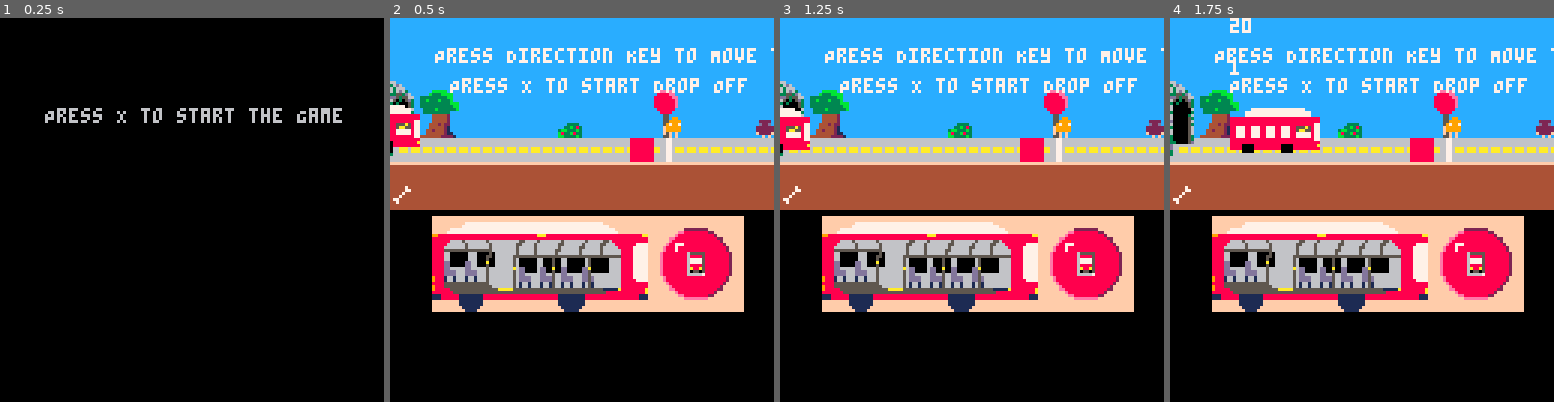
Above: before the commit, frames 1-4 (left to right).
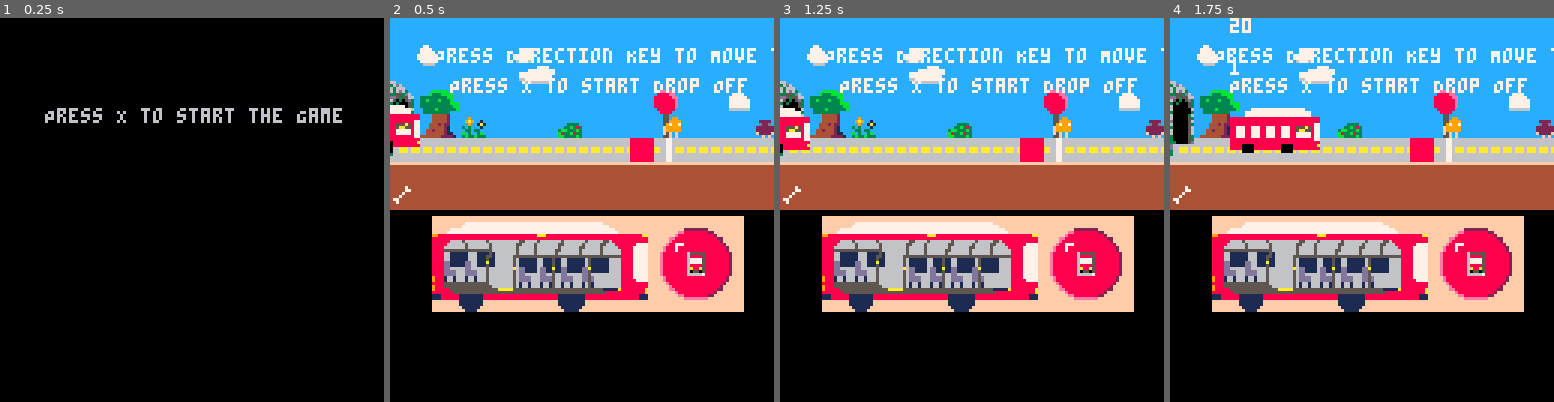
Above: after the commit, the same moments.

Repository: kellyyuweihu/CDM198_Project2
Game: PICO-8 cartridge choo choo.p8
Two runs of this game, one before a commit and one after it. Both use one fixed random seed, a clock stepped at 60 frames per second and the inputs below.
Inputs:
- Up to frame 1 (0.25 s): no input
- Up to frame 2 (0.5 s): tap X (X key) at 0.33 s
- Up to frame 3 (1.25 s): tap X (X key) at 1.07 s
- Up to frame 4 (1.75 s): hold Right from 1.6 s (still down)

Frame 1 is identical in both runs. In frame 2, 2.0% of the frame differs, in the area x 7-94%, y 7-67%; in frame 3, 2.0%; in frame 4, 1.8%.

Commit message:
finished map with red marks
red marks represent spots for events and the ones in the sky on level one is where the text should go

Diff:
--- a/choo choo.p8
+++ b/choo choo.p8
@@ -411,13 +411,13 @@
 8877788777887778877788555a5877cc888888888888888888888888888877cccc9999ccc707007cbc3cc3bcfffff66c00000000000000000000000000007711
 88777887778877788777885aa55877cc8877788777887778877788555a5877ccccc99cccc777777c3b33b33344f44f4400777007770077700777000000007711
 887778877788777887778877777877cc88777887778877788777885aa55877cc4544445444444744cccccccccccccccc00777007770077700777000a0a007711
-887778877788777887778877777877cc887778877788777887778877777877cc6566665644444774cccccccccccccccc00777007770077700777000aa0007711
-888888888888888888888888888877cc887778877788777887778877777877cc4544445444447444c4444444444444cc00777007770077700777000000007711
-888888888888888888888888888888cc888888888888888888888888888877cc6566665644474444c4666666666664cc00000000000000000000000000007711
-88880000888888888000088888888acc888888888888888888888888888888cc4544445447744444c4444444444444cc80000000000000000000000000000011
-888800008888888880000888888888cc88880000888888888000088888888acc6566665644744444c2222222222222cc00000000000000000000000000000a11
-cccc0000ccccccccc0000ccccccccccc888800008888888880000888888888cc4544445444444444c4444444444444cc80000000000000000000000000000011
-cccc0000ccccccccc0000ccccccccccccccc0000ccccccccc0000ccccccccccc6566665644444444c4ccccccccccc4cc11110000111111111000011111111111
+887778877788777887778877777877cc887778877788777887778877777877cc6566665644444774cc9ccccccccccccc00777007770077700777000aa0007711
+888888888888888888888888888877cc887778877788777887778877777877cc4544445444447444c9a9cc1c444444cc00777007770077700777000000007711
+888888888888888888888888888888cc888888888888888888888888888877cc6566665644474444cc9cc1a1666664cc00000000000000000000000000007711
+88880000888888888000088888888acc888888888888888888888888888888cc45444454477444443c3ccc1c444444cc80000000000000000000000000000011
+888800008888888880000888888888cc88880000888888888000088888888acc6566665644744444c33c33cc222222cc00000000000000000000000000000a11
+cccc0000ccccccccc0000ccccccccccc888800008888888880000888888888cc4544445444444444bc3cc3bc444444cc80000000000000000000000000000011
+cccc0000ccccccccc0000ccccccccccccccc0000ccccccccc0000ccccccccccc65666656444444443b33b333ccccc4cc11110000111111111000011111111111
 ffffffffffffffffffffffffffffffffffffffffffffffffffffffffffffffffffffffffffffffffffffffffffffffffffffffff000000000000000000000000
 ffffffffffffffffffffffffffffffffffffffffffffffffffffffffffffffffffffffffffffffffffffffffffffffffffffffff000000000000000000000000
 fffffffffff7777777777777777777777777777777777777777777777fffffffffffffffffffffffffffffffffffffffffffffff000000000000000000000000
@@ -430,13 +430,13 @@
 888886666665666666656666666655666656666666556666665666665566688888887777ffffffe8877788888888888882ffffff000000000000000000000000
 888866666665666666656666666656666656666666566666655666665666668888877777fffffe888788888888888888882fffff000000000000000000000000
 888855555555555555556666666656666656666665566666656666665666666888877777fffffe888788888888888888882fffff000000000000000000000000
-888866cccccc666cccc5c666666656666656666665666666656666665666666888877777ffffe88888888655555888888882ffff000000000000000000000000
-888866cccccc666ccc55c666666555555555555555555555555555555555555888877777ffffe88888888688885888888882ffff000000000000000000000000
-888866cccccc666ccc5cc66666656cccccc66ccc5cc66cccccc65cccccc6666888877777ffffe88888888677775888888882ffff000000000000000000000000
-8888ddcccccdd66cccacc66666656cccccc66ccc5cc66cccccc65cccccc6666888877777ffffe88888888677775888888882ffff000000000000000000000000
-8888ddcccccdd66ccc5cc66666656cccccc66ccc5cc66cccccc65cccccc6666888877777ffffe88888888688885888888882ffff000000000000000000000000
-8888dd66666dd66666566666666a6ddcccc6ddccaccddcccccddacccccc6666888877777ffffe888888886a88a5888888882ffff000000000000000000000000
-8888dddd666dddd66656666666656ddcccc6ddcc5ccddcccccdd5cccccc6666888877777ffffe88888888605505888888882ffff000000000000000000000000
+888866111111666111151666666656666656666665666666656666665666666888877777ffffe88888888655555888888882ffff000000000000000000000000
+888866111111666111551666666555555555555555555555555555555555555888877777ffffe88888888688885888888882ffff000000000000000000000000
+888866111111666111511666666561111116611151166111111651111116666888877777ffffe88888888677775888888882ffff000000000000000000000000
+8888dd11111dd66111a11666666561111116611151166111111651111116666888877777ffffe88888888677775888888882ffff000000000000000000000000
+8888dd11111dd66111511666666561111116611151166111111651111116666888877777ffffe88888888688885888888882ffff000000000000000000000000
+8888dd66666dd66666566666666a6dd11116dd11a11dd11111dda1111116666888877777ffffe888888886a88a5888888882ffff000000000000000000000000
+8888dddd666dddd66656666666656dd11116dd11511dd11111dd51111116666888877777ffffe88888888605505888888882ffff000000000000000000000000
 8888dddd666dddd66656666666656dd66666dd66566dd66666dd56666666666888877777ffffe88888888666667888888882ffff000000000000000000000000
 98881661666166166656666666656dddd666dddd566dddd666dd5d666666666888877777fffffe888888888888888888882fffff000000000000000000000000
 98881661666166166656666666656dddd666dddd566dddd666dd5d666666666888887777fffffe888888888888888888882fffff000000000000000000000000
@@ -516,34 +516,34 @@
 0000000000000000ccccccc22644666266666666c999999999aaccccc222222222eeccccc11111111122cccc0000000000000000000000000000000000000000
 __map__
 0202020202020202020202020202020202020202020202020202028c8d020282830284959602020202020202020202020202020202020202020202020202020202020202020202020202020202020202020202020202020202020202020202020202020202020202020202020202020202020202020202020202020202020282
-02028e02020202020202020202028a020202020202020202029e029c9d02919293949581a602028a0202e1e1e1e1e1e1e1020202028c8de1e1e1e1e1e102020202e1e1e1e1e1e1e1020202020202020202020202020202020202028c8d02020202020202028a0202020202020202020202020202028c8d02e1e1e1e1e1029192
-af0202029f0202020202020202029a9b0202020202020202020202020202a1a2b3b3a58181b4029a9b0202e1e1e1e1e1e1020202029c9d02e1e1e1e1e18a0202020202e1e1e1e1e102028c8d0202020202020202020202028a02029c9d02020202020202029a9b02020202020202020202020202029c9d020202e1e1e10292a2
+02028e0202e1e1e1e1e1e1e102028a0202e1e1e1e1e1e1e1029e029c9d02919293949581a602028a0202e1e1e1e1e1e1e1020202028c8de1e1e1e1e1e102020202e1e1e1e1e1e1e1020202020202020202020202020202020202028c8d02020202020202028a0202020202020202020202020202028c8d02e1e1e1e1e1029192
+af0202029f02e1e1e1e1e1e1e1029a9b0202e1e1e1e1e1e1020202020202a1a2b3b3a58181b4029a9b0202e1e1e1e1e1e1020202029c9d02e1e1e1e1e18a0202020202e1e1e1e1e102028c8d0202020202020202020202028a02029c9d02020202020202029a9b02020202020202020202020202029c9d020202e1e1e10292a2
 ae020202020202020202020202020202020f02020202020202a8a90202a1a2b3b3b3b5b68181b40202020202290202020202a8a9020202a8a9a8a902029a9b0fa8a902020202020202029c9d02020202020202a8a90202029a9b02020202a8a90202020202020202020202020202020f0202020202020202a8a9020202a1aaab
-bf2a0202020202020202020202020212021f1c1c1c1c1c1c2bb8b902b0b1b3b3b3b3b3a5818181b7020202021f0202020202b8b902022ab8b9b8b9020202021fb8b91c1c1c1c1c2b0202020202020202020212b8b9020202020202020202b8b92a02020202020202020202120202021f1c1c2b2a02020202b8b90212b0b3babb
+bf2a0202020202020202020202020212021f1c1c1c1c1c1c2bb8b902b0b1b3b3b3b3b3a5818181b7020202021f3a02020202b8b902022ab8b9b8b9020202021fb8b91c1c1c1c1c2b0202020202020202020212b8b9020202020202020202b8b92a02020202020202020202120202021f1c1c2b2a02020202b8b90212b0b3babb
 be101010101010101010101010101010101010101010101010101010101010101010e1101010101010101010101010101010101010101010101010101010101010101010101010101010101010101010101010101010101010101010e1101010101010101010101010101010101010101010101010101010101010101010bcbd
 1111111111111111111111111111111111111111111111111111111111111111111111111111111111111111111111111111111111111111111111111111111111111111111111111111111111111111111111111111111111111111111111111111111111111111111111111111111111111111111111111111111111111111
 0101010101010101010101010101010101010101010101010101010101010101010101013901010101010101010101010101010101010101010101010101010101010101010101010101010101010101010101010101010101013901010101010101010101010101010101010101010101010101010101010101010101010101
 0202020202020202020202020202020202020202020202020202020202020202020202020202020202020202020202020202020202020202020202020202020202020202020202020202020202020202020202020202020202020202020202020202020202020202020202020202020202020202020202020202020202020202
-0202020202020202020202020202020202020202020202020202020202020202020202020202020202020202020202020202020202020202020202020202020202020202828302850202020202020202020202020202020202020202020202020202020202020202020202020202020202020202020202020202020202028283
-af020202020202020202020202020202020202020202020202020202020202020202020202020202020202020202020202020202020202020202020202020202020202919293949596020202020202a8a90202020202020202020202020202020202020202020202020202020202020202020202020202020202020202029293
-aea8a902020202020202020e02020202020202020202870202028702870202020202020f020202020202a8a90202020202020e02020202020202020202020f020202a0a1a2b3b3a5a6a70202020287b8b9020f020202a8a902a8a90202a8a9020ea8a9a8a90202a8a9a8a9a8a90f02020202a8a90202020202020e0202a1aaab
-bfb8b902020202120202021f020202020212020c86a3a3a3a3a3a3a3a3972a028b02871f1c1c1c2b0202b8b91202020202021f020202020202020202022a1f1c2b02b0b1b3b3b3b5b6b7020286a3a3a3a3971f1c2b02b8b902b2b9028bb8b9021fb2b9b8b90202b8b9b2b9b8b91f1c1c1c2bb8b90202020202021f02b0b3babb
+029e0202028a0202020202020202020288890202020202029e020202020202028a0202020202020202020202020202028a020202020202020202888902020202020202028283028502028c8d020202020202020202020202028f02020202020202020202028c8d02020202020202020202020202020202888902020202028283
+af020202029a9b020202020202020202989902020202020202020202020202029a9b0202020202028f020202020202029a9b02020202028a0202989902020202020202919293949596029c9d029e02a8a902020202020202020202020202020202020202029c9d0202020202020202029e020202020202989902020202029293
+aea8a902020202020202020e02029f0202020202020287023a028702870202020202020f020202020202a8a90202020202020e02020202020202020202020f020202a0a1a2b3b3a5a6a70202020287b8b9020f020202a8a902a8a90202a8a9020ea8a9a8a90202a8a9a8a9a8a90f02020202a8a90202020202020e0202a1aaab
+bfb8b93a020202120202021f020202020212020c86a3a3a3a3a3a3a3a3972a028b02871f1c1c1c2b0202b8b91202020202021f020202020202020202022a1f1c2b02b0b1b3b3b3b5b6b7020286a3a3a3a3971f1c2b02b8b93ab2b9028bb8b9021fb2b9b8b90202b8b9b2b9b8b91f1c1c1c2bb8b902023a0202021f02b0b3babb
 be101010101010101010e11410101010101010101010101010101010101010101010101010e11010101010101010101010e114101010101010101010101010101010101010e110101010101010101010101010101010101010101010101010e1141010101010101010e1101010101010101010101010101010e114101010bcbd
 1111111111111111111111111111111111111111111111111111111111111111111111111111111111111111111111111111111111111111111111111111111111111111111111111111111111111111111111111111111111111111111111111111111111111111111111111111111111111111111111111111111111111111
 3901010101010101010101010101010101010101010101010101010101010101010101010101010101010101010101010101010101010101010139010101010101010101010101010101010101010101010101010101010101010101010101010101010101010101010101010101010101010101010101010101010101013901
-020202020202020202020202020202020202020202020202020202020202020202020202020202020202020202020202020202020202020202020202020202e4e402020202020202020202020202020202020202020202e2e2020202020202020202020202e5f4d5d5d602020202020202020202020202020202028283028502
-0202020202020202020202020202020202020202020202020202020202020202020202020202020202020202020202020202020202020202020202020202c5d5d5c6020202f40202020202020202020202e302020202c9d9d9ea0202020202020202020202f5d5d5f4e602020202020202020202020202020202919293949596
-af02020202020202020202020202020202020202020202020202020202020202020202020202020202020202020202020202020202020202020202020202e5d5f4d60202020202f40202020202020202c7d7c8020202e9f4d9da0202020202020202020202e5f4d5d5f6020202020202020202c7c7c802020202a1a2b3b3a5f3
-ae0202020f0202020202020202020202021e020202020202020202020202020e020202020202020f02020202020202020202021e02020202020202a8a902e5d5d5e6022902020202020f020202020ef2f4d7d8020202f9d9f4ea020f02020202020e02a8a9e5d5d5f4c6a8a902020f02020202e7d7f4e802a0a1a2b3b3b3a4ab
-bf0202021f1c1c1c2b02020202020202021f020202020202020202020202021f020202020202021f1c1c1c1c2b0202020202021f02020212020202b2b92af5d4d5f6021f0202d402021f1c1c2b021f02f7d4e8020202e9d4d9fa2a1f1c1c1c2b021f12b2b9f5d5d4d5d6b8b902021f1c1c2b2af7d4d7f802b0b1b3b3b3b3babb
+020202020202020202020202020202020202020202020202020202020202020202020202020202020202020202020202020202020202020202020202020202e4e402020202020202020202020288890202020202020202e2e2020202020202020202020202e5f4d5d5d602020202020202020202020202020202028283028502
+0202020202020202028a02020202020202020202020202020202888902020202028f020202020202028a020202020202020202020202028c8d0202028e02c5d5d5c6020202f40202020202020298990202e302020202c9d9d9ea02020202028a0202020202f5d5d5f4e602020202020288890202020202020202919293949596
+af029f0202020202029a9b0202020202020202020202020202029899020202020202020202020202029a9b0202020202020202020202029c9d0202020202e5d5f4d60202020202f40202020202020202c7d7c8020202e9f4d9da02029e02029a9b02020202e5f4d5d5f6020202020202989902c7c7c802020202a1a2b3b3a5f3
+ae0202020f02020202020202a8a90202021e02020202020202a8a9020202020e020202020202020f02020202020202020202021e02020202020202a8a902e5d5d5e6022902020202020f020202020ef2f4d7d8020202f9d9f4ea020f02020202020e02a8a9e5d5d5f4c6a8a902020f02020202e7d7f4e802a0a1a2b3b3b3a4ab
+bf0202021f1c1c1c2b3a0202b2b90202021f0202022a3a2a2ab8b92a3a02021f020212020202021f1c1c1c1c2b0202020202021f02020212020202b2b92af5d4d5f6021f0202d402021f1c1c2b021f02f7d4e8120202e9d4d9fa2a1f1c1c1c2b021f12b2b9f5d5d4d5d6b8b902021f1c1c2b2af7d4d7f83ab0b1b3b3b3b3babb
 be1010101010e11010101010101010e11410101010101010101010101010e1141010101010101010101010101010101010e11410101010101010101010101010101010101010101010e1101010e1141010101010101010101010101010101010e11410101010101010101010101010e11010101010101010101010100310bcbd
 1111111111111111111111111111111111111111111111111111111111111111111111111111111111111111111111111111111111111111111111111111111111111111111111111111111111111111111111111111111111111111111111111111111111111111111111111111111111111111111111111111111111111111
 0101010101010101010101010101010101010101010101010101013901010101010101010101010101010101010101010101010101010101010101010101010101010139010101010101010101010101010101010101010101010101010101010101010101010101010139010101010101010101010101010101010101010101
 0202020202020202020202020202020202020202020202020202020202020202020202020202020202020202020202020202020202020202020202020202020202020202020202020202020202020202020202020202020202020202020202020000000000000000000000000000000000000000000000000000000000000000
-0202020202020202020202020202020202020202020202020202020202020202020202020202020202020202020202020202020202020202020202020202e202020202020202020202020202020202020202020202020202020202020202028200000000000000c0c1c1c1c40000000000000000000000000000000000000000
-af020202020202020202020202020202020202020202020202020202020202020202020202020202020202020202020202020202020202020202020202c9d9ca0202020202020202a8a9020202020202020202020202020202020202028283a1000000000000c3c2c2c2c2c2d300000000000000000000000000000000000000
-ae02020202020202020202040202020202020f02020202020202020202020202020202020202020202021e02020202020202020f020202020202020202e9d9f4ea020e022a028702b8b9870287020202020f0202020202020204020202a1aaab000000000000c3c2c2c2c2c2d300000000000000000000000000000000000000
-bf020202020202020202121f0202020202021f1c1c1c2b020202020202020202020202020202020202021f02020202020202021f1c1c1c1c2b02020212f9d4d9fa021f86a3a3a3a3a3a3a3a3a3972a02021f1c1c1c2b0212021f0202b0b3babb00000000000000d0d2d2d2d100000000000000404142434445464748494a4b4c
+02028c8d02020202020202020202028a0202020202020202020282839f850202020202028c8d0202020202029f02020202020202020202028a0202020202e202020202029e020202020202020202020202020202020202020202028a0202028200000000000000c0c1c1c1c40000000000000000000000000000000000000000
+af029c9d02020202020202020202029a9b020202020202029f91929394959602020202029c9d02020202020202028f0202020202020202029a9b020202c9d9ca0202020202020202a8a902020202020202020202020202020202029a9b8283a1000000000000c3c2c2c2c2c2d300000000000000000000000000000000000000
+ae02020202020202020202040202020202020f0202020202a0a1a2b3b3a5a6a7020202020202020202021e02020202020202020f020202020202020202e9d9f4ea020e022a028702b8b9870287020202020f0202020202020204020202a1aaab000000000000c3c2c2c2c2c2d300000000000000000000000000000000000000
+bf3a0202020202020202121f0202020202021f1c1c1c2b02b0b1b3b3b3b5b6b7020202020202020202021f02120202020202021f1c1c1c1c2b02020212f9d4d9fa021f86a3a3a3a3a3a3a3a3a3972a02021f1c1c1c2b0212021f0202b0b3babb00000000000000d0d2d2d2d100000000000000404142434445464748494a4b4c
 be101010101010101010e114381010101010101010101010101010101010101010e1031010101010e1141010101010101010101010101010101010101010101010e114101010101010101010101010101010101010101010e11038101010bcbd000000000000e0000000000000000000000000505152535455565758595a5b5c
 11111111111111111111111111111111111111111111111111111111111111111111111111111111111111111111111111111111111111111111111111111111111111111111111111111111111111111111111111111111111111111111111100000000000000000000000000000000000000606162636465666768696a6b6c
 01010101010101010101010101390101010101010101010101010101010101010101010101010101010101010101390101010101010101010101010101010101010101010101010101010101010101010101010101010101390101010101010100000000000000000000000000000000000000707172737475767778797a7b7c
